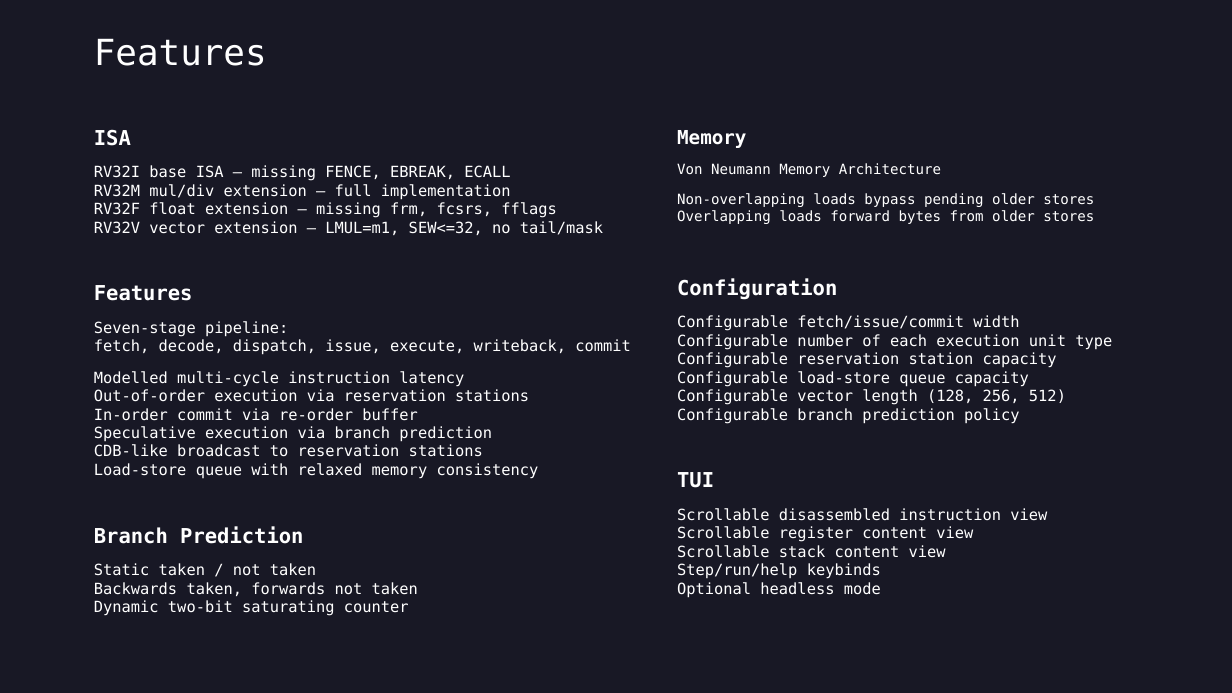
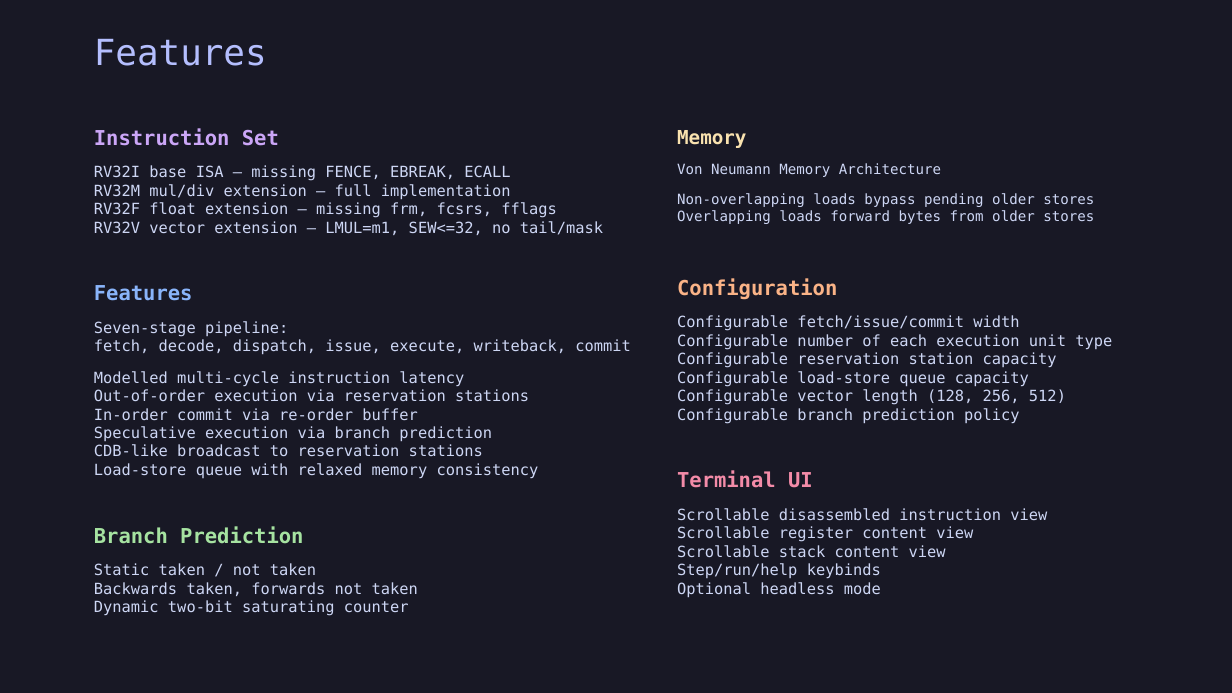
Before and after one commit to finnjcooper/COMS30046, a slide deck: slide 3 of docs/final presentation.pptx. Drawn at 1232x693 pixels with LibreOffice and Linux fonts; fonts in the diff are those of the drawing. Boxes give left, top, right and bottom in pixels: in the first picture for what was removed or moved away, otherwise in the second. Text is boxed around its words. In the diff, an @@ line names an element or a change of style, - is before the commit and + after.

```diff
--- a/docs/final presentation.pptx
+++ b/docs/final presentation.pptx
@@ title "Features" at (94,38,267,66): text colour #FFFFFF to #B4BEFE @@
@@ text at (94,128,279,146): text changed; text colour #FFFFFF to #CBA6F7 @@
-ISA
+Instruction Set
@@ text at (677,130,1112,598): text colour #FFFFFF to #F9E2AF in "Memory"; text colour #FFFFFF to #CDD6F4; text colour #FFFFFF to #FAB387 in "Configuration" @@
@@ text at (94,165,631,616): text colour #FFFFFF to #CDD6F4; text colour #FFFFFF to #89B4FA in "Features"; text colour #FFFFFF to #A6E3A1 in "Branch Prediction" @@
@@ text at (677,471,813,488): text changed; text colour #FFFFFF to #F38BA8 @@
-TUI
+Terminal UI
```
Also in this commit, not shown: 5 other slides changed, 2 other files.
